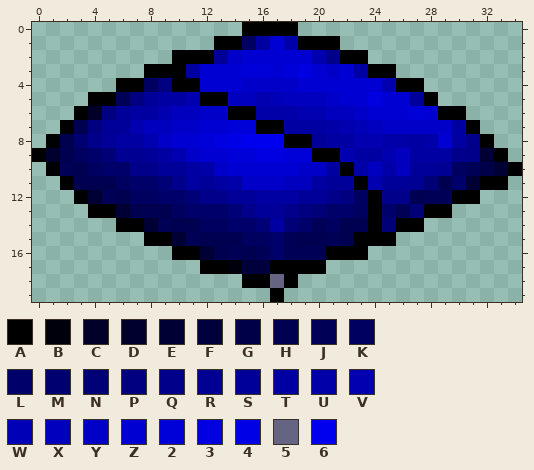
Two states of a pixel-art sprite, items/icons/shangribl_kissen_icon.png. That is the earlier state.
The file is 35x20 pixels. Colours within 5 levels of each other are drawn and written as one.
Palette (. is transparent): A #000000  B #00000c  C #000029  D #00002f  E #000035  F #00003d  G #000049  H #000051  J #000057  K #000060  L #00006b  M #000071  N #000077  P #000081  Q #00008a  R #000093  S #000099  T #0000a2  U #0000a9  V #0000b1  W #0000b7  X #0000be  Y #0000c8  Z #0000d3  2 #0000d9  3 #0000e0  4 #0000e6  5 #656583  6 #0000ee
The same view after the edit:
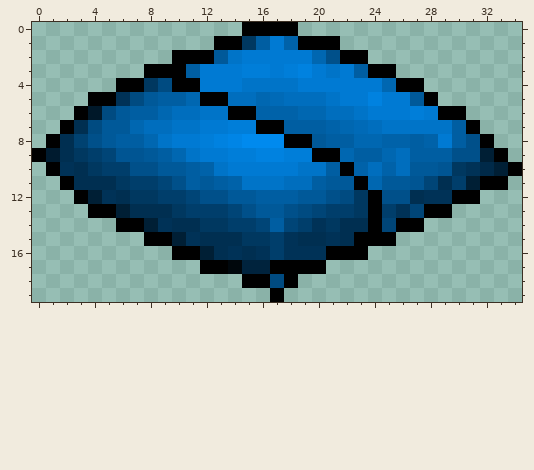
Edits made:
colour 2: #0000d9 -> #007ed9
colour 3: #0000e0 -> #0082e0
colour 4: #0000e6 -> #0085e6
colour 6: #0000ee -> #008aee
colour B: #00000c -> #00070c
colour C: #000029 -> #001829
colour D: #00002f -> #001b2f
colour E: #000035 -> #001f35
colour F: #00003d -> #00233d
colour G: #000049 -> #002a49
colour H: #000051 -> #002f51
colour J: #000057 -> #003257
colour K: #000060 -> #003860
colour L: #00006b -> #003e6b
colour M: #000071 -> #004271
colour N: #000077 -> #004577
colour P: #000081 -> #004b81
colour Q: #00008a -> #00508a
colour R: #000093 -> #005593
colour S: #000099 -> #005999
colour T: #0000a2 -> #005ea2
colour U: #0000a9 -> #0062a9
colour V: #0000b1 -> #0067b1
colour W: #0000b7 -> #006ab7
colour X: #0000be -> #006ebe
colour Y: #0000c8 -> #0074c8
colour Z: #0000d3 -> #007ad3
y 18: x 17 5 -> P
